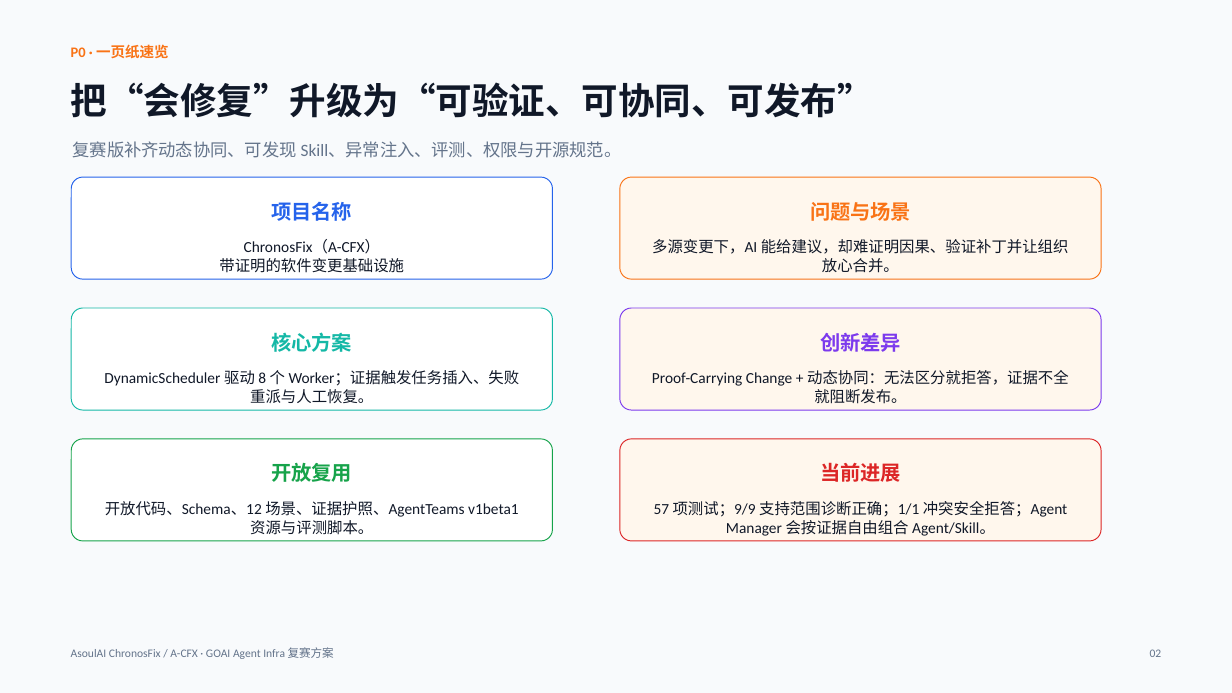
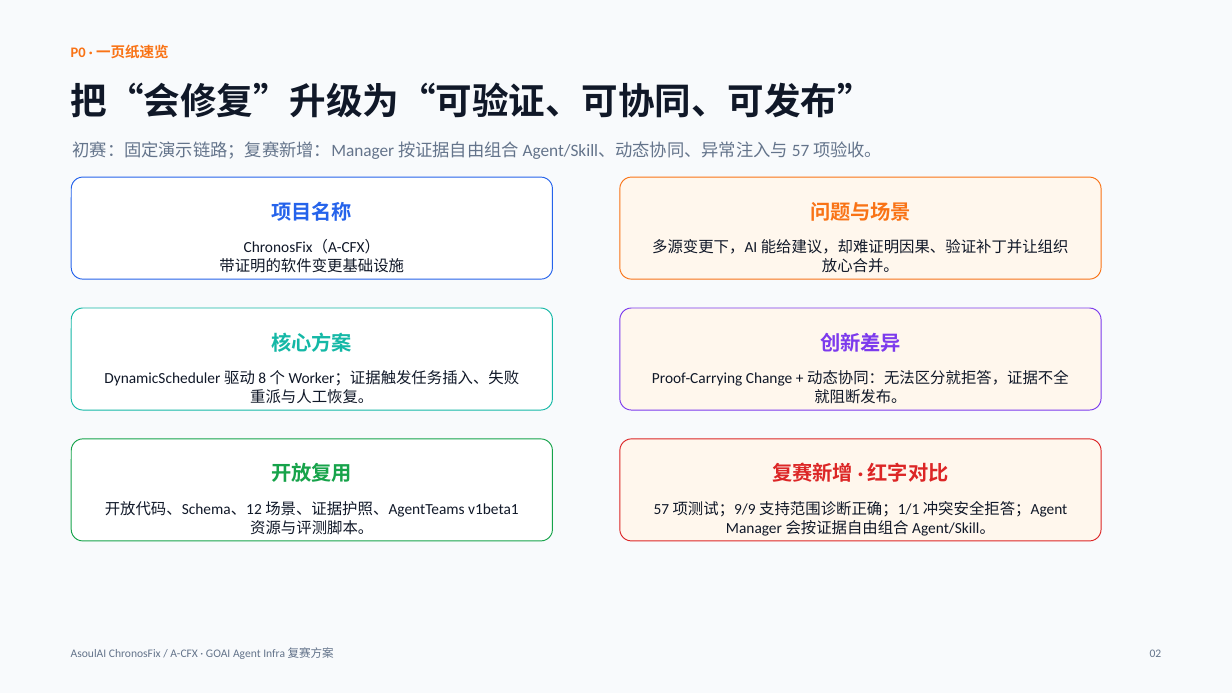
Before and after one commit to ASOUL-Official/asoulai-chronosfix, a slide deck: slide 2 of submission/ChronosFix_复赛方案.pptx. Drawn at 1232x693 pixels with LibreOffice and Linux fonts; fonts in the diff are those of the drawing. Boxes give left, top, right and bottom in pixels: in the first picture for what was removed or moved away, otherwise in the second. Text is boxed around its words. In the diff, an @@ line names an element or a change of style, - is before the commit and + after.

Commit message:
docs: align semifinal materials with AgentTeams rubric

```diff
--- a/submission/ChronosFix_复赛方案.pptx
+++ b/submission/ChronosFix_复赛方案.pptx
@@ text at box(73, 141, 882, 159): text changed @@
-复赛版补齐动态协同、可发现 Skill、异常注入、评测、权限与开源规范。
+初赛：固定演示链路；复赛新增：Manager 按证据自由组合 Agent/Skill、动态协同、异常注入与 57 项验收。
@@ text at box(773, 462, 949, 482): text changed @@
-当前进展
+复赛新增 · 红字对比
```
Also in this commit, not shown: 9 other files.
